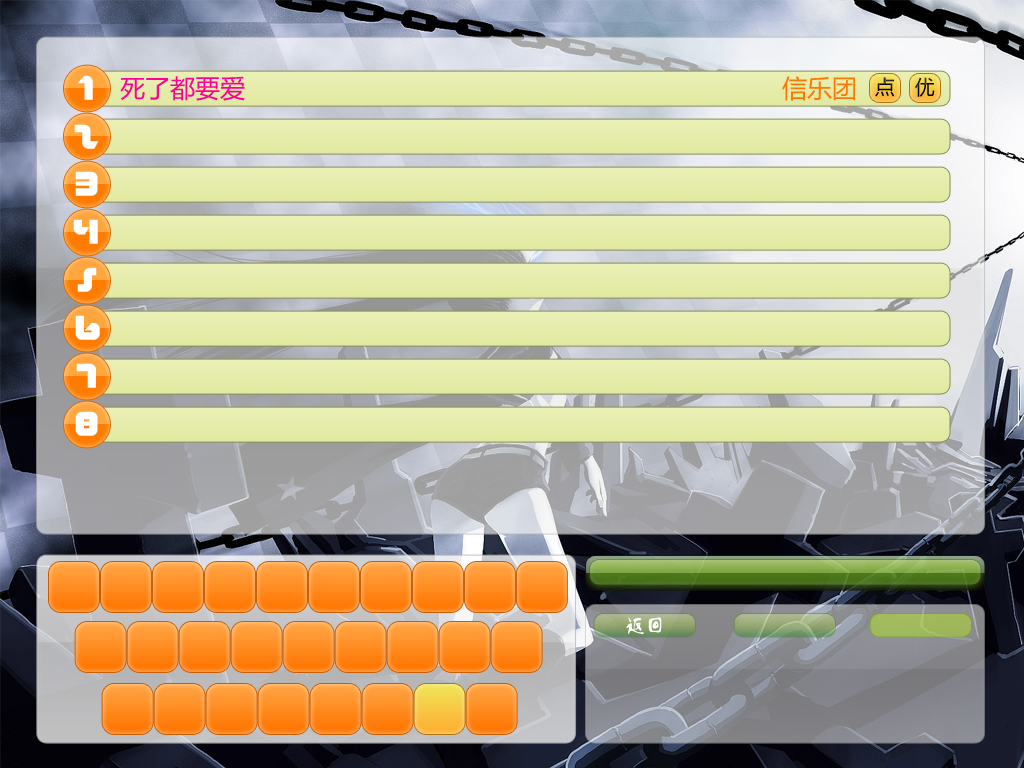
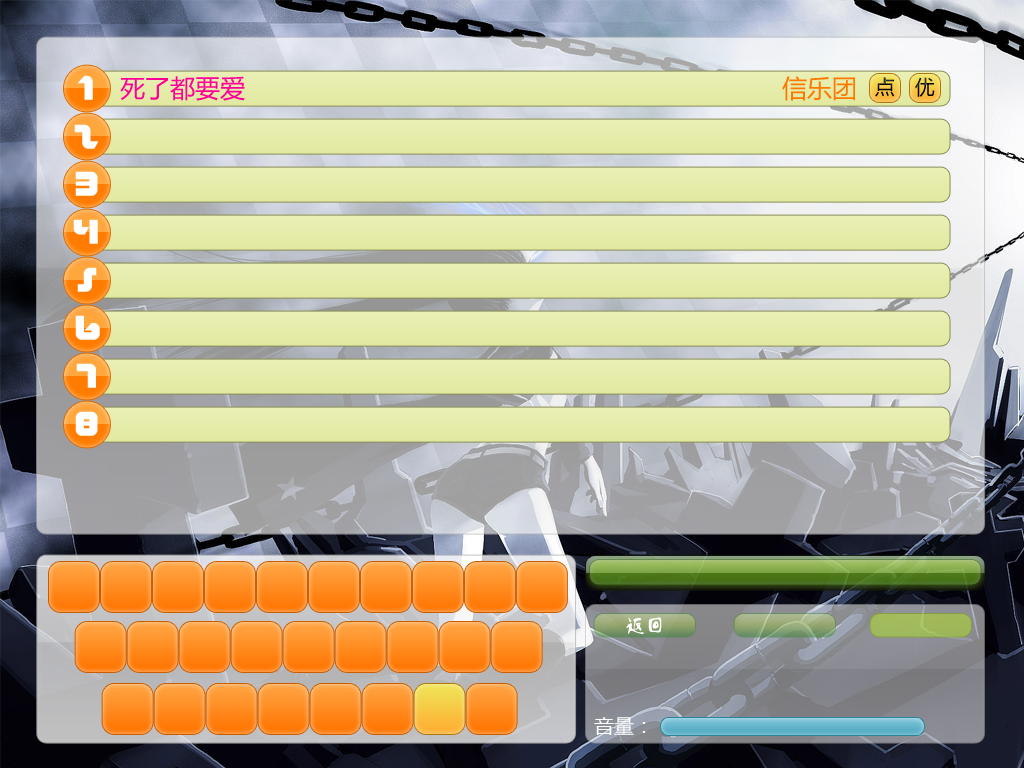
Before/after of a 1024px x 768px layered artwork. What changed in the layer stack:
added group "Volumn" with 2 layers above "返回" over [594, 717, 925, 736]
added layer "形状 9" in group "Volumn" over [660, 717, 925, 736]
added layer "音量：" in group "Volumn" over [594, 717, 646, 735]
